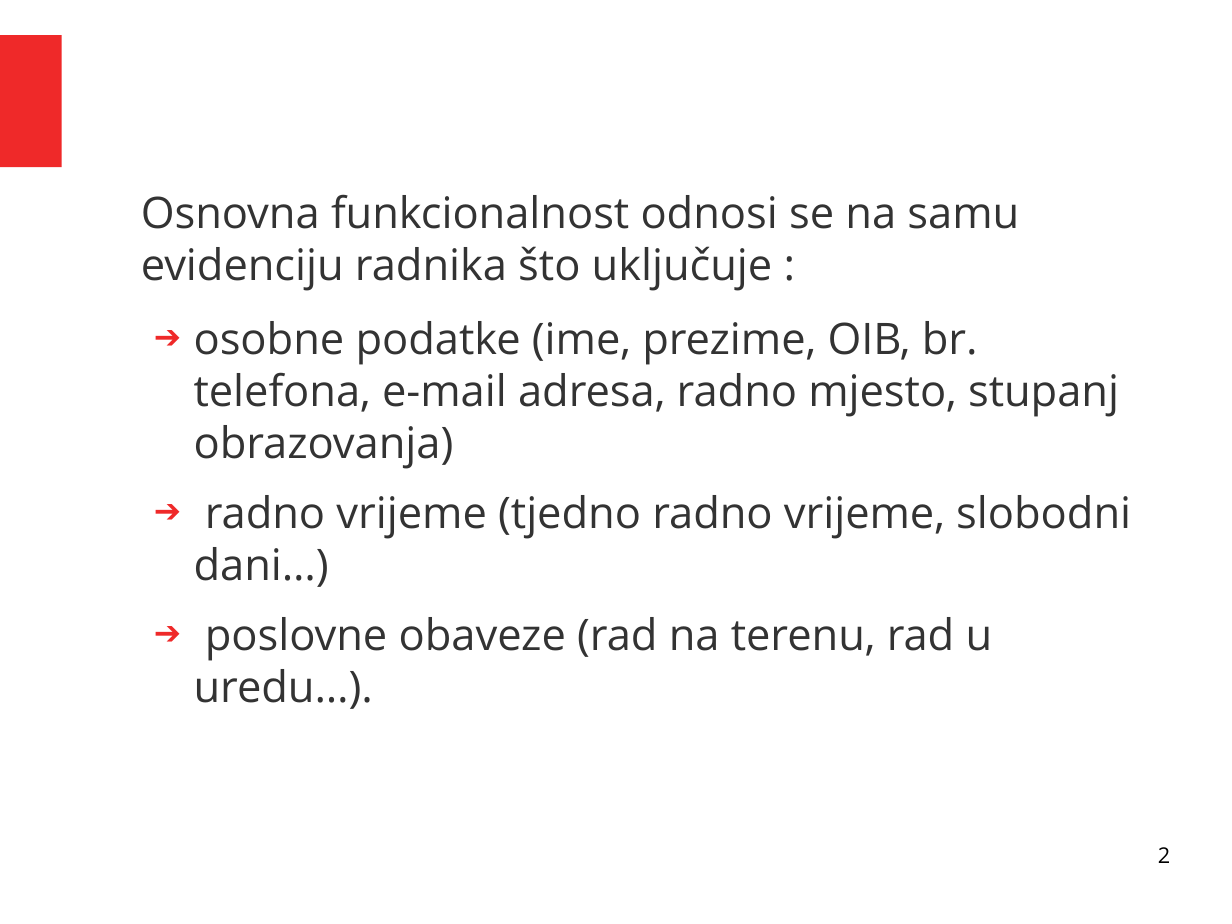
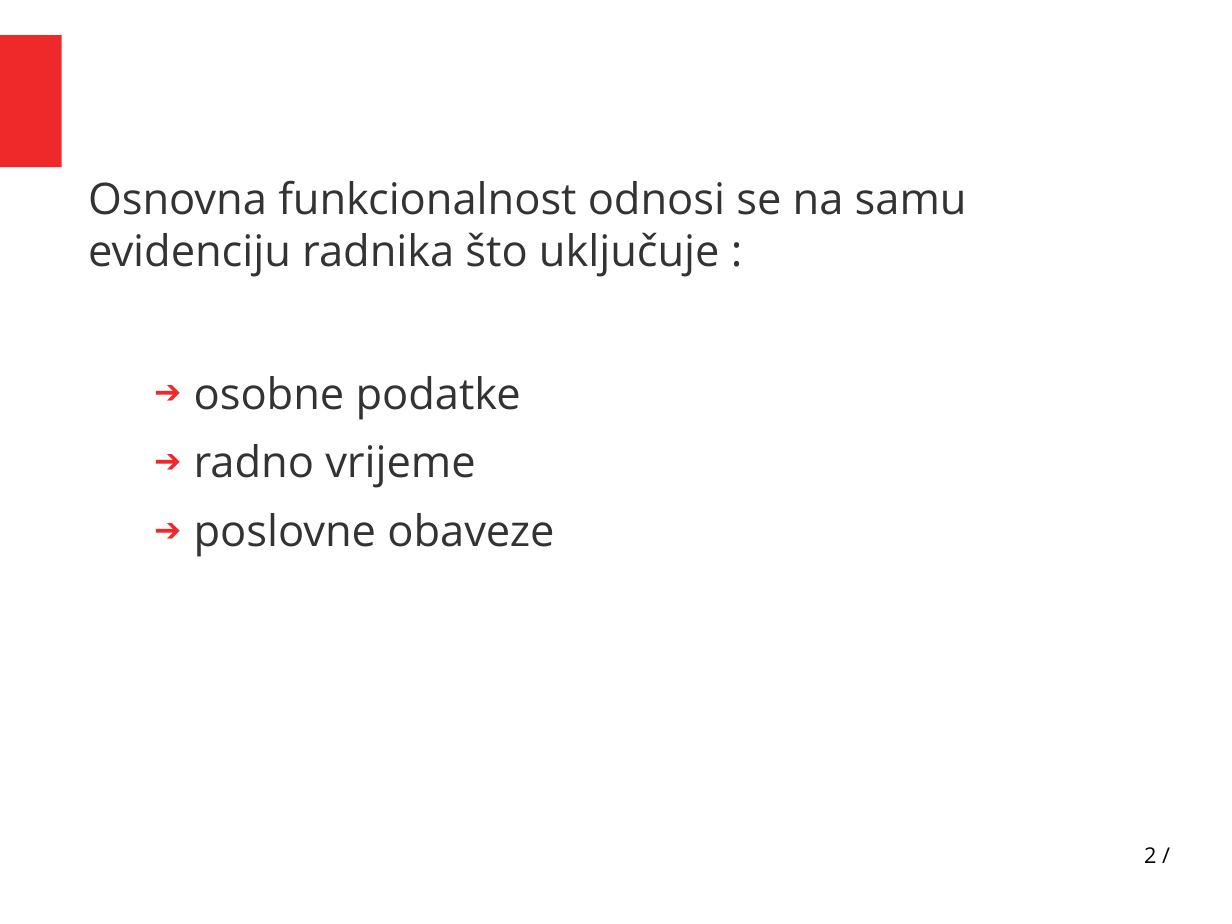
Before and after one commit to Alpfonso/Evidencija-i-administracija-radnika, a slide deck: slide 2 of presentation/prezentacija.odp. Drawn at 1232x924 pixels with LibreOffice and Linux fonts; fonts in the diff are those of the drawing. Boxes give left, top, right and bottom in pixels: in the first picture for what was removed or moved away, otherwise in the second. Text is boxed around its words. In the diff, an @@ line names an element or a change of style, - is before the commit and + after.

Commit message:
Updated presentation

```diff
--- a/presentation/prezentacija.odp
+++ b/presentation/prezentacija.odp
@@ text "Osnovna funkcionalnost odnosi se na ...": place and size @@
-text "Osnovna funkcionalnost odnosi se na ..." at <box>141,194,1131,709</box>
+text "Osnovna funkcionalnost odnosi se na ..." at <box>88,180,967,557</box>
@@ text at <box>88,180,967,277</box>: indent changed @@
@@ text at <box>194,376,554,557</box>: text changed @@
-  ➔ osobne podatke (ime, prezime, OIB, br. telefona, e-mail adresa, radno mjesto, stupanj obrazovanja)
-  ➔ radno vrijeme (tjedno radno vrijeme, slobodni dani…)
-  ➔ poslovne obaveze (rad na terenu, rad u uredu…).
+  ➔ osobne podatke
+  ➔ radno vrijeme
+  ➔ poslovne obaveze
@@ page number at <box>1144,847,1156,863</box>: text changed @@
-2
+2 /
```
Also in this commit, not shown: 3 other slides changed, 2 slides added, 3 slides removed, 1 other file.
